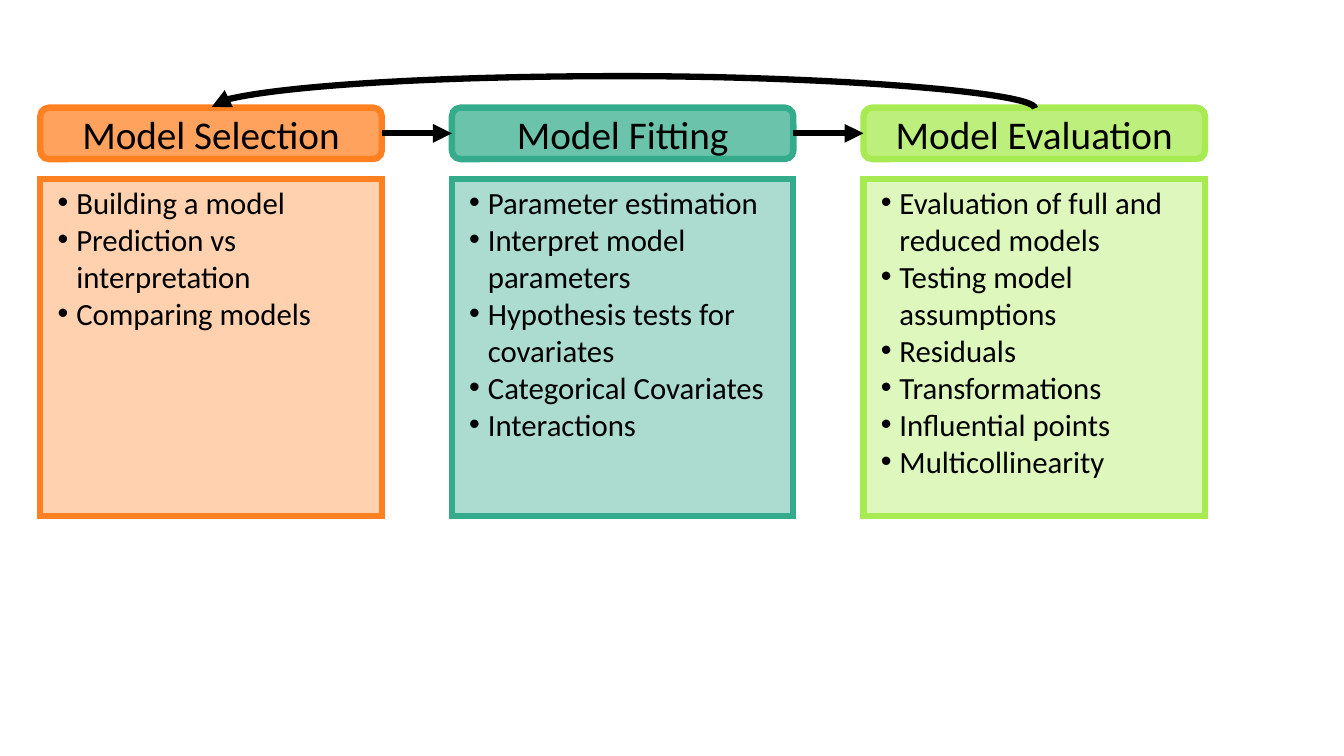
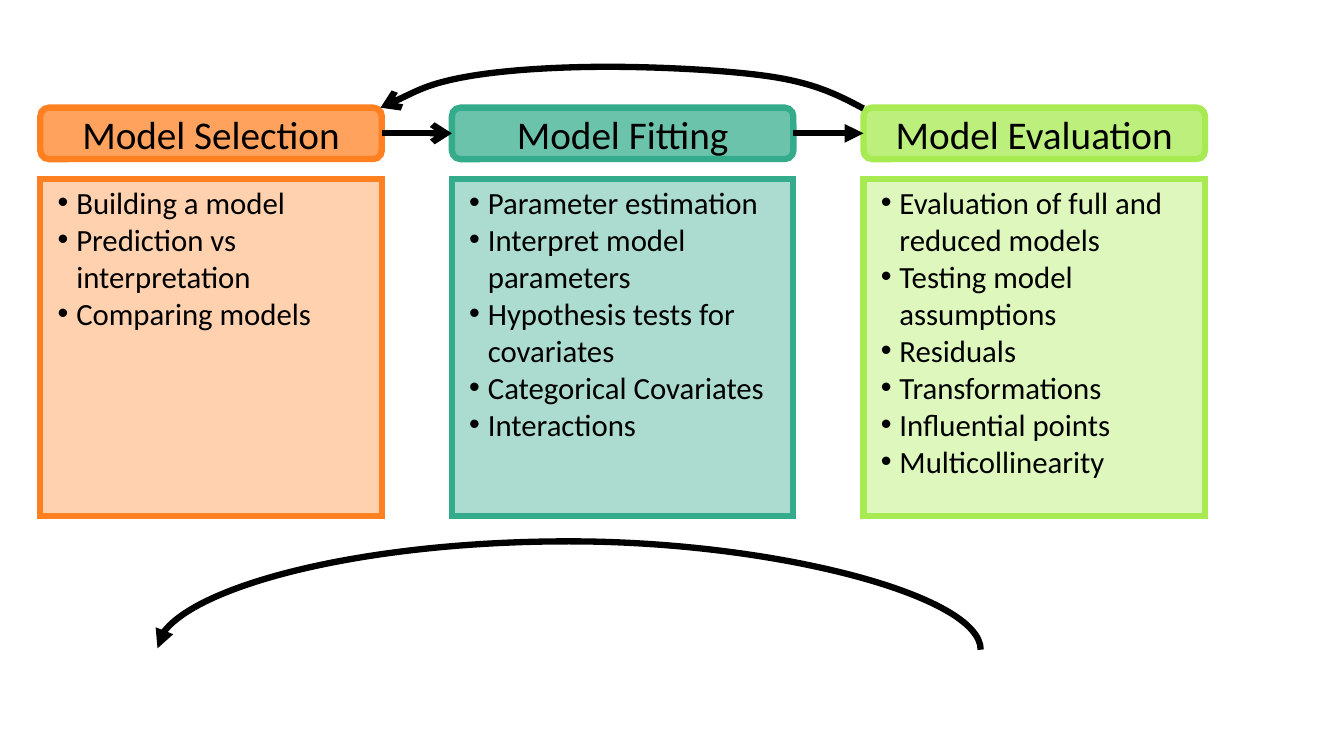
Before and after one commit to nwakim/W2024_BSTA_512, a slide deck: slide 1 of images/Regression_analysis_process.pptx. Drawn at 1344x756 pixels with LibreOffice and Linux fonts; fonts in the diff are those of the drawing. Boxes give left, top, right and bottom in pixels: in the first picture for what was removed or moved away, otherwise in the second. Text is boxed around its words. In the diff, an @@ line names an element or a change of style, - is before the commit and + after.

```diff
--- a/images/Regression_analysis_process.pptx
+++ b/images/Regression_analysis_process.pptx
@@ freeform shape added at (x1=381, y1=67, x2=864, y2=108), outline #000000 4.5 pt @@
@@ curved arrow moved from (1035, 108) - (212, 107) to (981, 650) - (157, 648) @@
```
Also in this commit, not shown: 34 other files.
